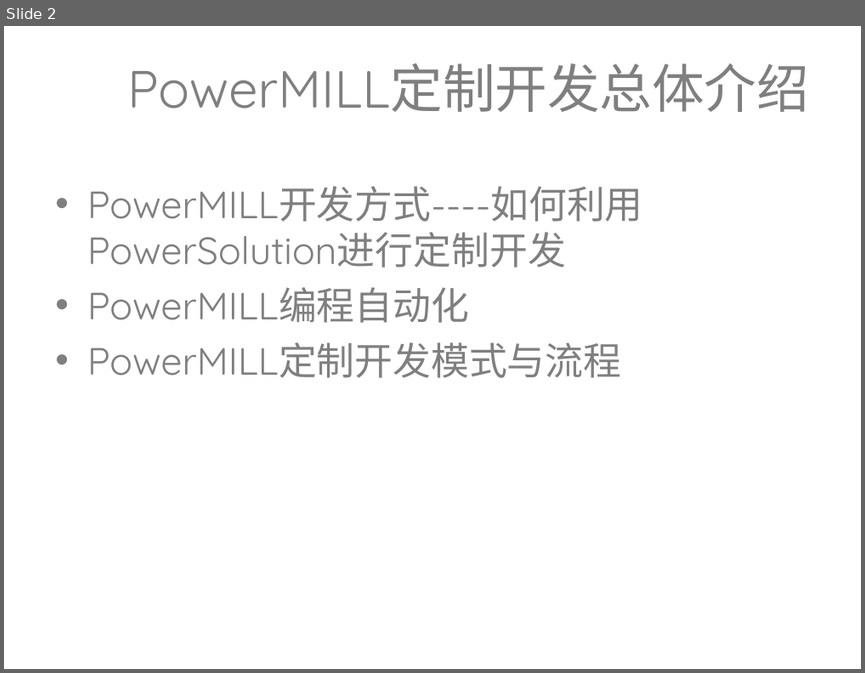
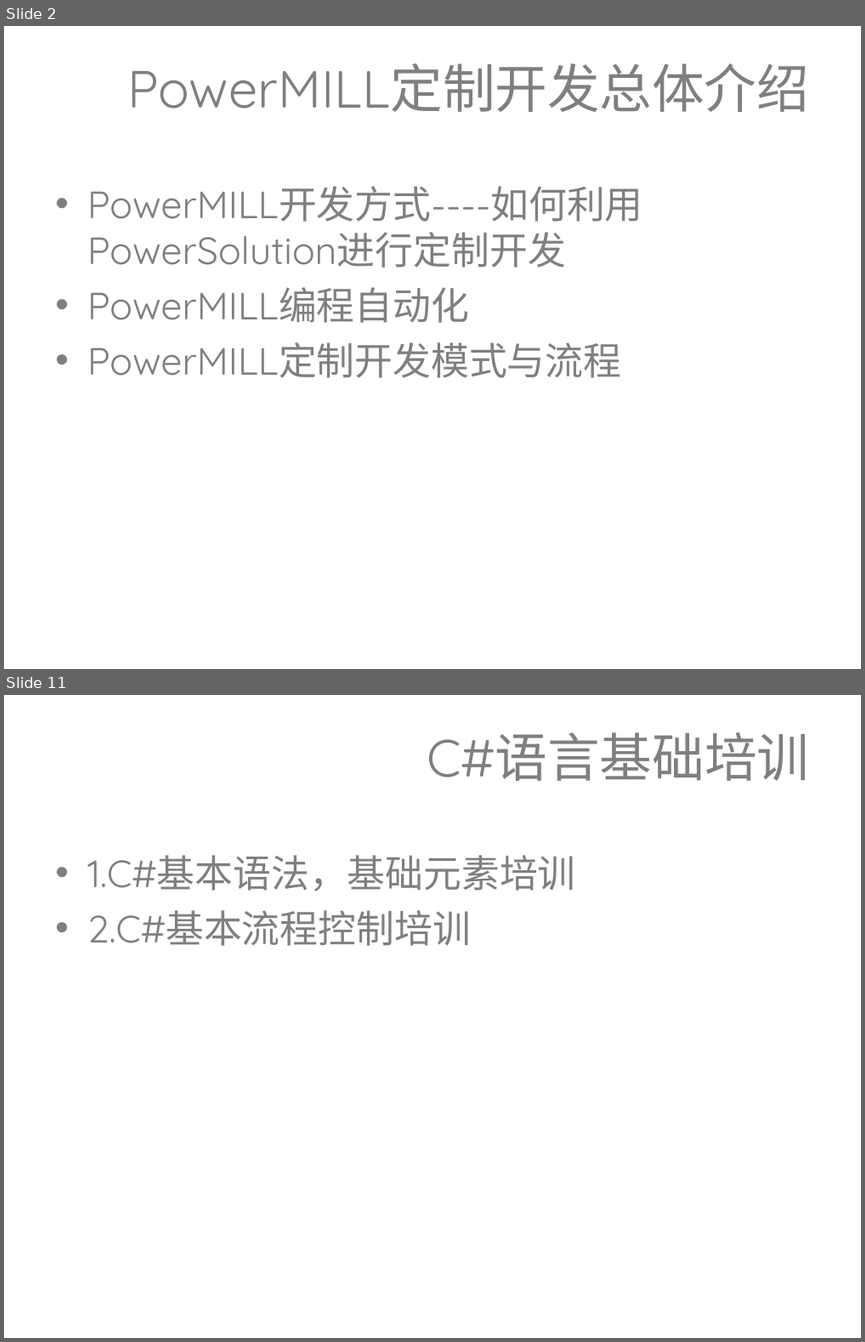
Before and after one commit to lixiaolei19821218/Training_PPT, a slide deck: 定制开发培训.ppt. Shown one above the other, each under a label of ours: slide 2 before the commit, slides 2 and 11 after it; the slides between them are not shown. The pictures are 865x673 and 865x1342 pixels, drawn with LibreOffice and Linux fonts; fonts in the diff are those of the drawing; background and template pictures are left out. Boxes give left, top, right and bottom in pixels: in the first picture for what was removed or moved away, otherwise in the second. Text is boxed around its words. In the diff, an @@ line names an element or a change of style, - is before the commit and + after.

```diff
--- a/定制开发培训.ppt
+++ b/定制开发培训.ppt
@@ slide 11 added at bbox=[4, 695, 861, 1338], background picture (left out) @@
@@ title added at bbox=[426, 732, 809, 781], 44 pt, text #7F7F7F @@
+C#语言基础培训
@@ text added at bbox=[87, 855, 576, 946], 32 pt, text #7F7F7F @@
+• 1.C#基本语法，基础元素培训
+• 2.C#基本流程控制培训
```
Also in this commit, not shown: 21 other slides added, 1 slide removed.
